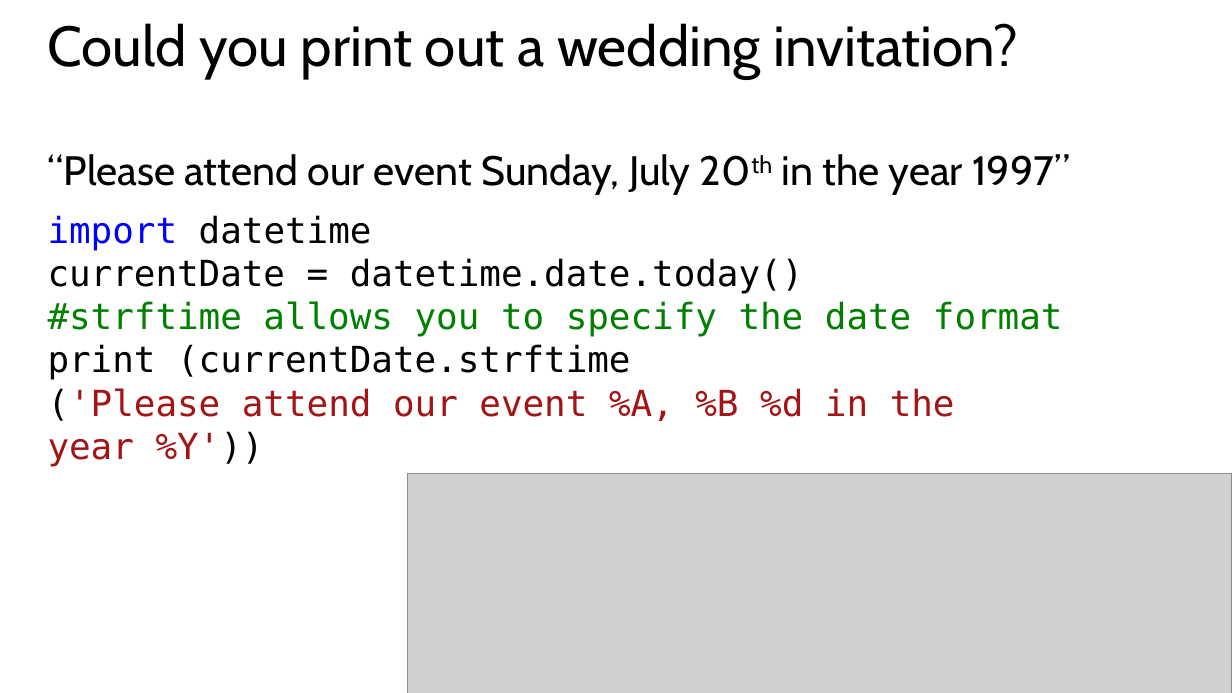
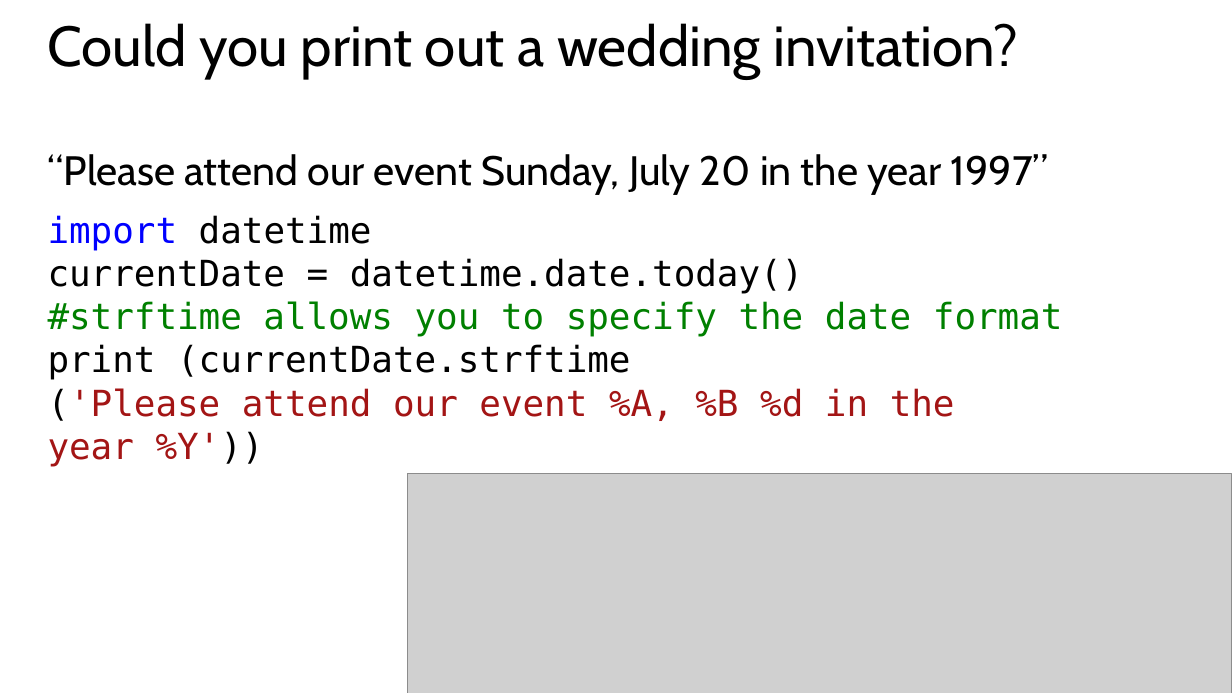
Before and after one commit to GeekTrainer/Introduction-Programming-Python, a slide deck: slide 15 of Office Docs/5 Working with dates and times.pptx (slide 14 before the commit). Drawn at 1232x693 pixels with LibreOffice and Linux fonts; fonts in the diff are those of the drawing; grey boxes stand for pictures. Boxes give left, top, right and bottom in pixels: in the first picture for what was removed or moved away, otherwise in the second. Text is boxed around its words. In the diff, an @@ line names an element or a change of style, - is before the commit and + after.

```diff
--- a/Office Docs/5 Working with dates and times.pptx
+++ b/Office Docs/5 Working with dates and times.pptx
@@ text at [47, 154, 1049, 195]: text changed @@
-“Please attend our event Sunday, July 20th in the year 1997”
+“Please attend our event Sunday, July 20 in the year 1997”
```
Also in this commit, not shown: 1 slide added, 3 other files.
